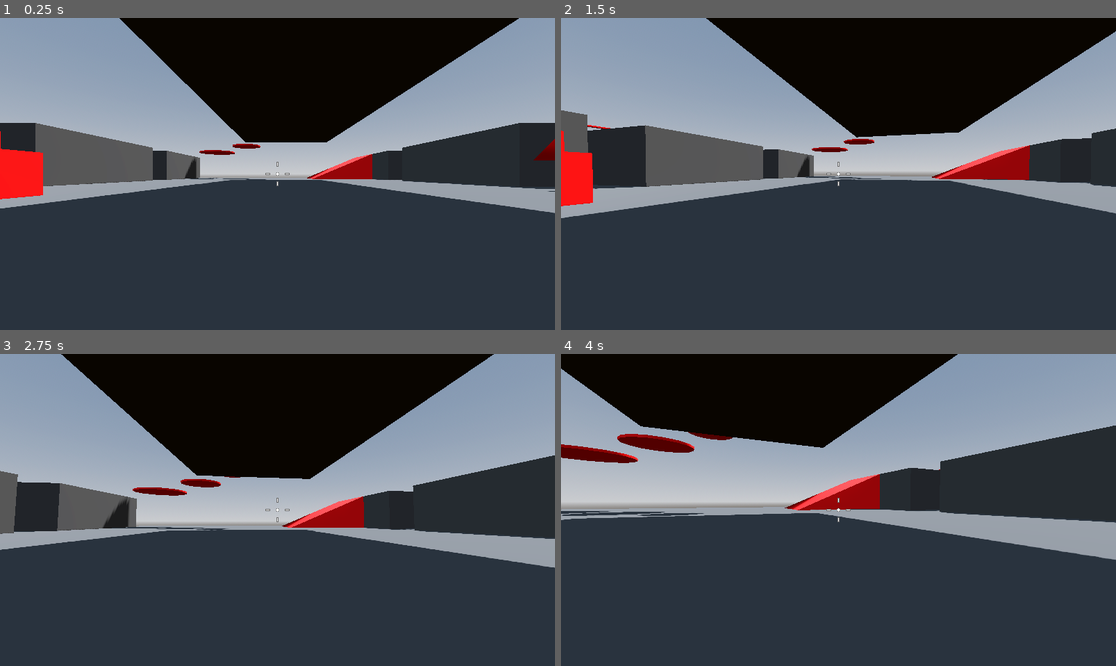
Above: before the commit, frames 1-4 (two rows, left to right).
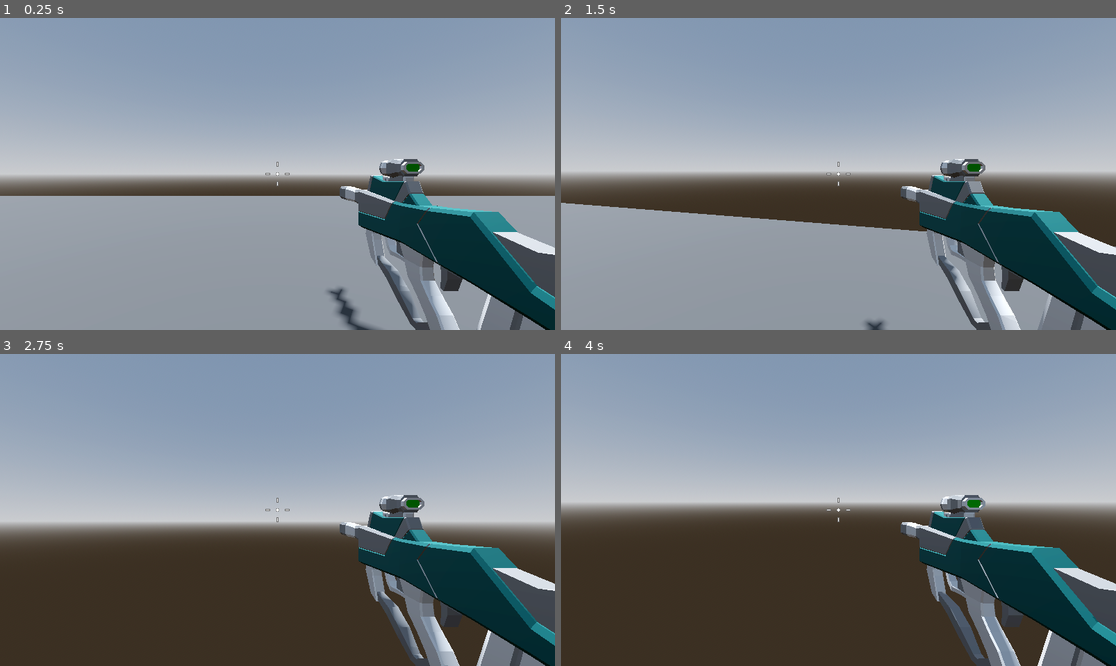
Above: after the commit, the same moments.

Repository: Tildozer/roboRampage
Game: Godot game, scene res://levels/sandbox.tscn
Same seed, same stepped clock (60 frames per second), same inputs: the game is played once before the commit and once after it.
Inputs (mouse positions are in pixels of both pictures, inside the frame that each line leads up to):
- Up to frame 1 (0.25 s): no input
- Up to frame 2 (1.5 s): tap Enter at 0.5 s; move the mouse to (866, 174) at 0.52 s; press the mouse at (866, 174) at 0.53 s; hold W (forward) from 0.53 s (still down); tap Space (jump) at 0.77 s; move the mouse to (810, 174) at 1.27 s; release the mouse at (810, 174) at 1.28 s; click (810, 174) at 1.35 s
- Up to frame 3 (2.75 s): keep holding W (forward); tap Space (jump) at 1.52 s; move the mouse to (288, 503) at 2.02 s; press the mouse at (288, 503) at 2.03 s
- Up to frame 4 (4 s): keep holding W (forward); move the mouse to (832, 516) at 2.77 s; release the mouse at (832, 516) at 2.78 s; click (832, 516) at 2.85 s; tap Space (jump) at 3.02, 3.77 s; move the mouse to (877, 513) at 3.52 s; press the mouse at (877, 513) at 3.53 s

The runs differ from the first frame. In frame 1, 73% of the frame differs, in the area x 0-100%, y 0-100%; in frame 2, 73%; in frame 3, 71%; in frame 4, 72%.

Commit message:
enemy can attack now and added weapons for player and started hitscan_weapon

Diff:
--- a/levels/characters/enemy.tscn
+++ b/levels/characters/enemy.tscn
@@ -1,10 +1,115 @@
-[gd_scene load_steps=4 format=3 uid="uid://bdnh6ic6vhjwv"]
+[gd_scene load_steps=9 format=3 uid="uid://bdnh6ic6vhjwv"]
 
 [ext_resource type="Script" uid="uid://dqp4i0bmlv72" path="res://scripts/enemy/enemy.gd" id="1_n5hwl"]
 
 [sub_resource type="CapsuleShape3D" id="CapsuleShape3D_nxwt7"]
 
 [sub_resource type="CapsuleMesh" id="CapsuleMesh_n5hwl"]
+
+[sub_resource type="StandardMaterial3D" id="StandardMaterial3D_n5hwl"]
+albedo_color = Color(1, 0, 0, 1)
+
+[sub_resource type="BoxMesh" id="BoxMesh_3ss86"]
+size = Vector3(0.5, 0.2, 0.2)
+
+[sub_resource type="Animation" id="Animation_3ss86"]
+length = 0.001
+tracks/0/type = "value"
+tracks/0/imported = false
+tracks/0/enabled = true
+tracks/0/path = NodePath("visor:position")
+tracks/0/interp = 1
+tracks/0/loop_wrap = true
+tracks/0/keys = {
+"times": PackedFloat32Array(0),
+"transitions": PackedFloat32Array(1),
+"update": 0,
+"values": [Vector3(0, 0.5, 0.5)]
+}
+tracks/1/type = "value"
+tracks/1/imported = false
+tracks/1/enabled = true
+tracks/1/path = NodePath("visor:scale")
+tracks/1/interp = 1
+tracks/1/loop_wrap = true
+tracks/1/keys = {
+"times": PackedFloat32Array(0),
+"transitions": PackedFloat32Array(1),
+"update": 0,
+"values": [Vector3(1, 1, 1)]
+}
+tracks/2/type = "value"
+tracks/2/imported = false
+tracks/2/enabled = true
+tracks/2/path = NodePath("visor:material_override:albedo_color")
+tracks/2/interp = 1
+tracks/2/loop_wrap = true
+tracks/2/keys = {
+"times": PackedFloat32Array(0),
+"transitions": PackedFloat32Array(1),
+"update": 0,
+"values": [Color(1, 0, 0, 1)]
+}
+
+[sub_resource type="Animation" id="Animation_n5hwl"]
+resource_name = "attack"
+length = 0.5
+tracks/0/type = "value"
+tracks/0/imported = false
+tracks/0/enabled = true
+tracks/0/path = NodePath("visor:position")
+tracks/0/interp = 1
+tracks/0/loop_wrap = true
+tracks/0/keys = {
+"times": PackedFloat32Array(0, 0.25, 0.5),
+"transitions": PackedFloat32Array(-2, -2, -2),
+"update": 0,
+"values": [Vector3(0, 0.5, 0.5), Vector3(0, 0.5, 0.6), Vector3(0, 0.5, 0.5)]
+}
+tracks/1/type = "value"
+tracks/1/imported = false
+tracks/1/enabled = true
+tracks/1/path = NodePath("visor:scale")
+tracks/1/interp = 1
+tracks/1/loop_wrap = true
+tracks/1/keys = {
+"times": PackedFloat32Array(0, 0.25, 0.5),
+"transitions": PackedFloat32Array(-2, -2, -2),
+"update": 0,
+"values": [Vector3(1, 1, 1), Vector3(1.5, 1.5, 1.5), Vector3(1, 1, 1)]
+}
+tracks/2/type = "value"
+tracks/2/imported = false
+tracks/2/enabled = true
+tracks/2/path = NodePath("visor:material_override:albedo_color")
+tracks/2/interp = 1
+tracks/2/loop_wrap = true
+tracks/2/keys = {
+"times": PackedFloat32Array(0, 0.25, 0.5),
+"transitions": PackedFloat32Array(-2, -2, -2),
+"update": 0,
+"values": [Color(1, 0, 0, 1), Color(1, 1, 1, 1), Color(1, 0, 0, 1)]
+}
+tracks/3/type = "method"
+tracks/3/imported = false
+tracks/3/enabled = true
+tracks/3/path = NodePath(".")
+tracks/3/interp = 1
+tracks/3/loop_wrap = true
+tracks/3/keys = {
+"times": PackedFloat32Array(0.233333),
+"transitions": PackedFloat32Array(1),
+"values": [{
+"args": [],
+"method": &"attack"
+}]
+}
+
+[sub_resource type="AnimationLibrary" id="AnimationLibrary_jslrg"]
+_data = {
+&"RESET": SubResource("Animation_3ss86"),
+&"attack": SubResource("Animation_n5hwl")
+}
 
 [node name="enemy" type="CharacterBody3D"]
 script = ExtResource("1_n5hwl")
@@ -17,3 +122,13 @@
 
 [node name="NavigationAgent3D" type="NavigationAgent3D" parent="."]
 debug_enabled = true
+
+[node name="visor" type="MeshInstance3D" parent="."]
+transform = Transform3D(1, 0, 0, 0, 1, 0, 0, 0, 1, 0, 0.5, 0.5)
+material_override = SubResource("StandardMaterial3D_n5hwl")
+mesh = SubResource("BoxMesh_3ss86")
+
+[node name="AnimationPlayer" type="AnimationPlayer" parent="."]
+libraries = {
+&"": SubResource("AnimationLibrary_jslrg")
+}
--- a/levels/characters/main_character.tscn
+++ b/levels/characters/main_character/main_character.tscn
@@ -1,15 +1,16 @@
-[gd_scene load_steps=6 format=3 uid="uid://c4sou82px1xdb"]
+[gd_scene load_steps=7 format=3 uid="uid://c4sou82px1xdb"]
 
-[ext_resource type="Script" uid="uid://ctiavvy0imb50" path="res://scripts/player/player.gd" id="1_df5ci"]
-[ext_resource type="Script" uid="uid://31ssbp6sqvbv" path="res://scripts/player/smooth_camera.gd" id="2_cvhwb"]
-[ext_resource type="Script" uid="uid://bc6dhcam2ie8j" path="res://scripts/player/crosshair.gd" id="3_sanr3"]
+[ext_resource type="Script" uid="uid://ctiavvy0imb50" path="res://scripts/player/player.gd" id="1_v0tg1"]
+[ext_resource type="Script" uid="uid://31ssbp6sqvbv" path="res://scripts/player/smooth_camera.gd" id="2_daxn3"]
+[ext_resource type="PackedScene" uid="uid://dep7ih6l8knpj" path="res://levels/weapons/smg.tscn" id="3_8nwpn"]
+[ext_resource type="Script" uid="uid://bc6dhcam2ie8j" path="res://scripts/player/crosshair.gd" id="4_arlau"]
 
 [sub_resource type="CapsuleShape3D" id="CapsuleShape3D_5ewka"]
 
 [sub_resource type="CapsuleMesh" id="CapsuleMesh_df5ci"]
 
 [node name="player" type="CharacterBody3D" groups=["player"]]
-script = ExtResource("1_df5ci")
+script = ExtResource("1_v0tg1")
 
 [node name="CollisionShape3D" type="CollisionShape3D" parent="."]
 shape = SubResource("CapsuleShape3D_5ewka")
@@ -22,7 +23,9 @@
 [node name="smooth_camera" type="Camera3D" parent="camera_pivot"]
 transform = Transform3D(1, 0, 0, 0, 1, 0, 0, 0, 1, 0, 0.3, 0)
 top_level = true
-script = ExtResource("2_cvhwb")
+script = ExtResource("2_daxn3")
+
+[node name="smg" parent="camera_pivot/smooth_camera" instance=ExtResource("3_8nwpn")]
 
 [node name="CenterContainer" type="CenterContainer" parent="."]
 anchors_preset = 15
--- a/levels/sandbox.tscn
+++ b/levels/sandbox.tscn
@@ -2,7 +2,7 @@
 
 [ext_resource type="Material" uid="uid://bf0s8r5cabg4x" path="res://assets/materials/testGrey.tres" id="1_7he1i"]
 [ext_resource type="PackedScene" uid="uid://cgtlr4ahbgkcg" path="res://levels/enviroments/sandbox_enviroment.tscn" id="1_wfhpi"]
-[ext_resource type="PackedScene" uid="uid://c4sou82px1xdb" path="res://levels/characters/main_character.tscn" id="2_whpuv"]
+[ext_resource type="PackedScene" uid="uid://c4sou82px1xdb" path="res://levels/characters/main_character/main_character.tscn" id="2_whpuv"]
 [ext_resource type="Material" uid="uid://bcb6payh1k3ux" path="res://assets/materials/testRed.tres" id="3_85hcc"]
 [ext_resource type="PackedScene" uid="uid://bdnh6ic6vhjwv" path="res://levels/characters/enemy.tscn" id="5_0glgv"]
 
@@ -16,7 +16,7 @@
 transform = Transform3D(1, 0, 0, 0, 1, 0, 0, 0, 1, 0, 14.3142, 0)
 
 [node name="player" parent="." instance=ExtResource("2_whpuv")]
-transform = Transform3D(1, 0, 0, 0, 1, 0, 0, 0, 1, 0, 1, 25.0497)
+transform = Transform3D(1, 0, 0, 0, 1, 0, 0, 0, 1, 0, 1, -22.8306)
 
 [node name="NavigationRegion3D" type="NavigationRegion3D" parent="."]
 navigation_mesh = SubResource("NavigationMesh_7he1i")
--- /dev/null
+++ b/levels/weapons/hitscan_weapon.tscn
@@ -0,0 +1,9 @@
+[gd_scene load_steps=2 format=3 uid="uid://dftiubdi0skcw"]
+
+[ext_resource type="Script" uid="uid://d1eoonegc1l25" path="res://scripts/weapon/hitscan_weapon.gd" id="1_fxeod"]
+
+[node name="hitscan_weapon" type="Node3D"]
+script = ExtResource("1_fxeod")
+
+[node name="cooldown_timer" type="Timer" parent="."]
+one_shot = true
--- /dev/null
+++ b/levels/weapons/smg.tscn
@@ -0,0 +1,9 @@
+[gd_scene load_steps=3 format=3 uid="uid://dep7ih6l8knpj"]
+
+[ext_resource type="PackedScene" uid="uid://dftiubdi0skcw" path="res://levels/weapons/hitscan_weapon.tscn" id="1_5nfmj"]
+[ext_resource type="PackedScene" uid="uid://de52d8i3oegax" path="res://assets/weapons/SMG.glb" id="2_n18a5"]
+
+[node name="smg" instance=ExtResource("1_5nfmj")]
+
+[node name="SMG" parent="." index="1" instance=ExtResource("2_n18a5")]
+transform = Transform3D(1, 0, 0, 0, 1, 0, 0, 0, 1, 0.7, -0.235, -1)
--- a/project.godot
+++ b/project.godot
@@ -50,3 +50,8 @@
 "events": [Object(InputEventKey,"resource_local_to_scene":false,"resource_name":"","device":-1,"window_id":0,"alt_press …(191 unchanged characters)…
 ]
 }
+fire_weapon={
+"deadzone": 0.2,
+"events": [Object(InputEventMouseButton,"resource_local_to_scene":false,"resource_name":"","device":-1,"window_id":0,"alt_pressed":false,"shift_pressed":false,"ctrl_pressed":false,"meta_pressed":false,"button_mask":0,"position":Vector2(0, 0),"global_position":Vector2(0, 0),"factor":1.0,"button_index":1,"canceled":false,"pressed":false,"double_click":false,"script":null)
+]
+}
--- a/scripts/enemy/enemy.gd
+++ b/scripts/enemy/enemy.gd
@@ -1,10 +1,12 @@
 extends CharacterBody3D
-
 
 const SPEED = 5.0
 const JUMP_VELOCITY = 4.5
 
+@export var attack_range := 1.5
+
 @onready var navigation_agent: NavigationAgent3D = $NavigationAgent3D
+@onready var animation_player: AnimationPlayer = $AnimationPlayer
 
 var player: CharacterBody3D
 var provoked := false
@@ -31,7 +33,11 @@
 	if distance <= agro_range:
 		provoked = true
 
+	if provoked and distance <= attack_range:
+		animation_player.play("attack")
+
 	if direction:
+		look_at_target(direction)
 		velocity.x = direction.x * SPEED
 		velocity.z = direction.z * SPEED
 	else:
@@ -39,3 +45,11 @@
 		velocity.z = move_toward(velocity.z, 0, SPEED)
 
 	move_and_slide()
+
+func look_at_target(direction: Vector3) -> void:
+	var adjusted_direction = direction
+	adjusted_direction.y = 0
+	look_at(global_position + adjusted_direction, Vector3.UP, true)
+
+func attack() -> void:
+	print("Attacking player!")
--- /dev/null
+++ b/scripts/weapon/hitscan_weapon.gd
@@ -0,0 +1,16 @@
+extends Node3D
+
+@onready var cooldown_timer: Timer = $cooldown_timer
+
+@export var fire_rate := 14.0
+
+# Called when the node enters the scene tree for the first time.
+func _ready() -> void:
+	pass # Replace with function body.
+
+
+# Called every frame. 'delta' is the elapsed time since the previous frame.
+func _process(_delta: float) -> void:
+	if Input.is_action_pressed("fire_weapon") and cooldown_timer.is_stopped():
+		cooldown_timer.start(1.0 / fire_rate)
+		print("Firing weapon!")
Binary file added: assets/weapons/SMG.glb
Not shown, added: assets/weapons/SMG.glb.import
Binary file added: assets/weapons/SMG_Palette-Colour.png
Not shown, added: assets/weapons/SMG_Palette-Colour.png.import
Not shown: 1 places in levels/characters/main_character/main_character.tscn that only renumber resources
Not shown, added: scripts/weapon/hitscan_weapon.gd.uid
